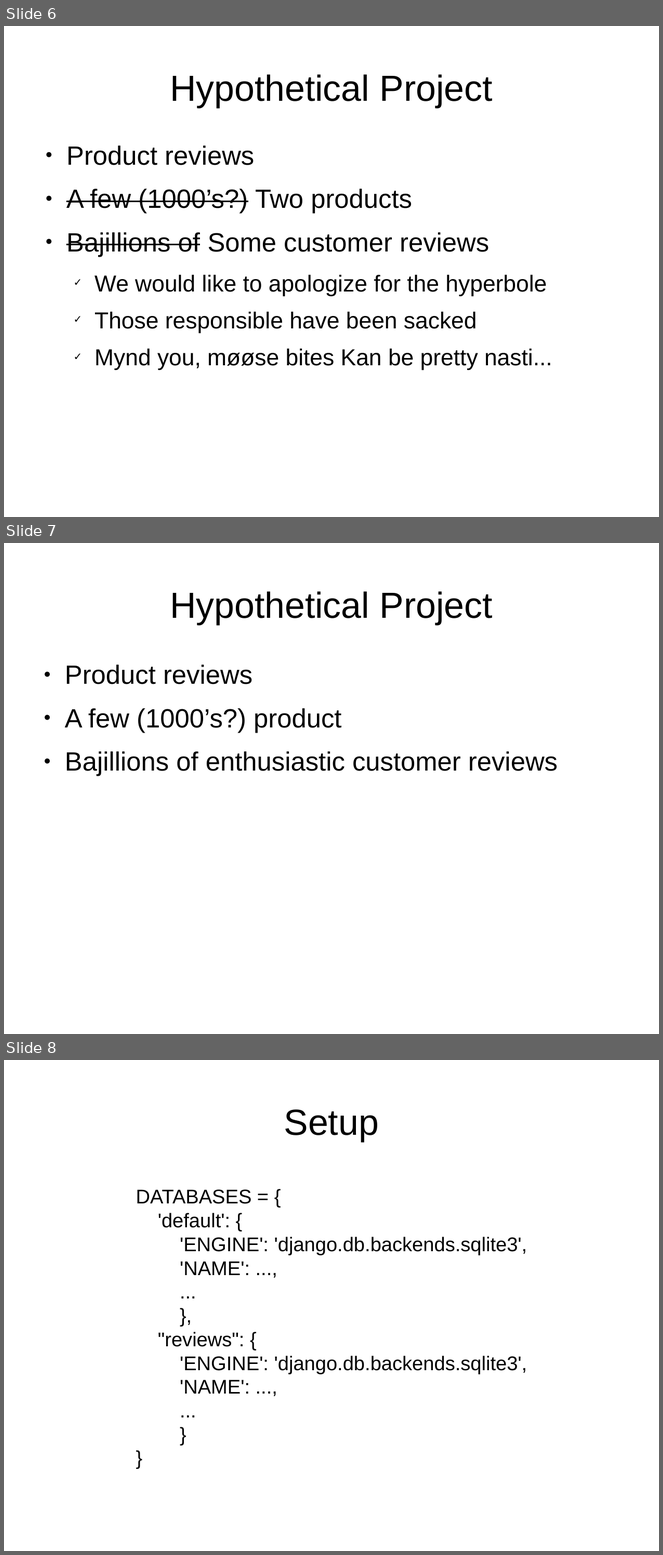
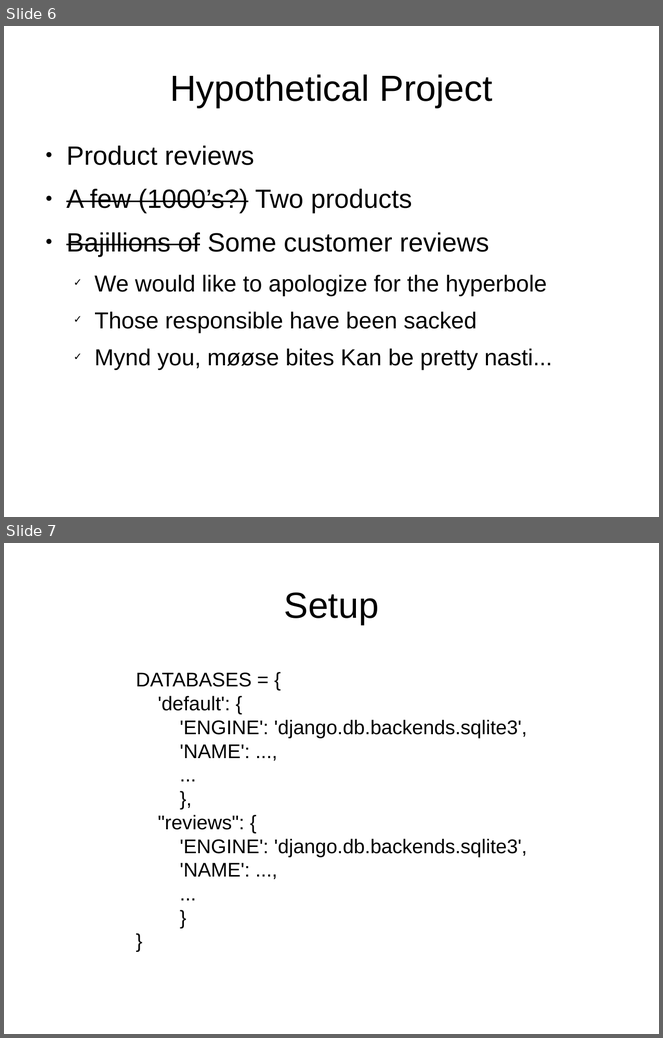
Before and after one commit to malcolmt/django-multidb-patterns, a slide deck: slides/multidb.odp. Shown one above the other, each under a label of ours: slides 6, 7 and 8 before the commit, slides 6 and 7 after it. The pictures are 663x1555 and 663x1038 pixels, drawn with LibreOffice and Linux fonts; fonts in the diff are those of the drawing. Boxes give left, top, right and bottom in pixels: in the first picture for what was removed or moved away, otherwise in the second. Text is boxed around its words. In the diff, an @@ line names an element or a change of style, - is before the commit and + after.

Commit message:
Fixed a slide error.

```diff
--- a/slides/multidb.odp
+++ b/slides/multidb.odp
@@ slide 7 removed at bbox=[4, 543, 659, 1034], background #FFFFFF @@
@@ title removed at bbox=[170, 591, 493, 625] @@
-Hypothetical Project
@@ text removed at bbox=[65, 665, 558, 776] @@
-● Product reviews
-● A few (1000’s?) product
-● Bajillions of enthusiastic customer reviews
@@ what was slide 8 is now slide 7 @@
```
Also in this commit, not shown: 1 other file.
